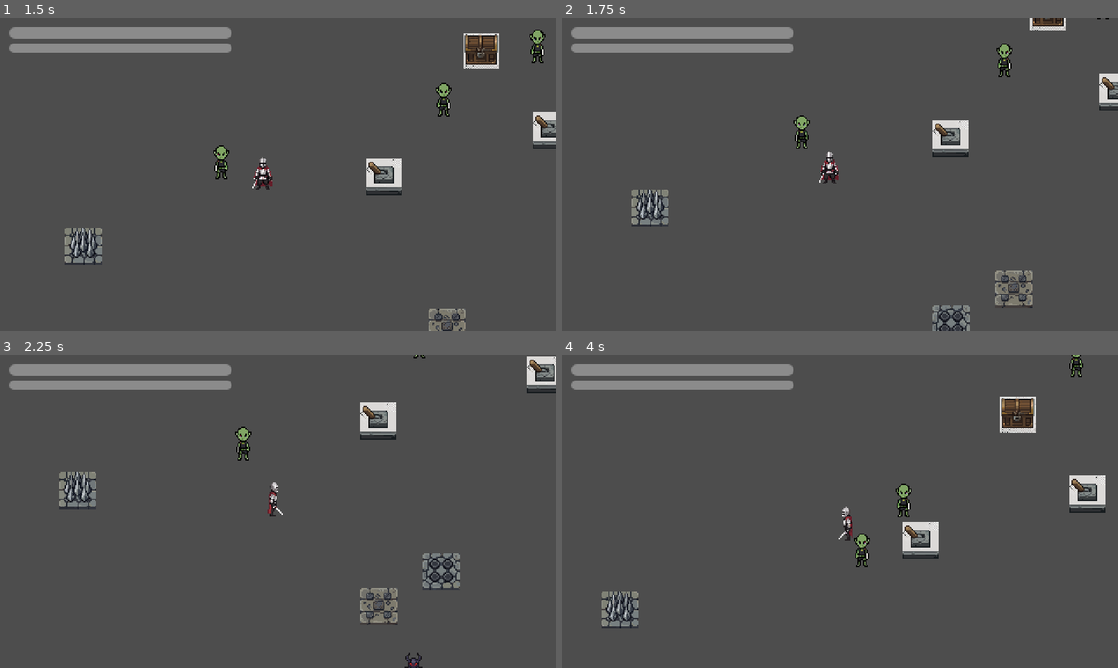
Above: before the commit, frames 1-4 (two rows, left to right).
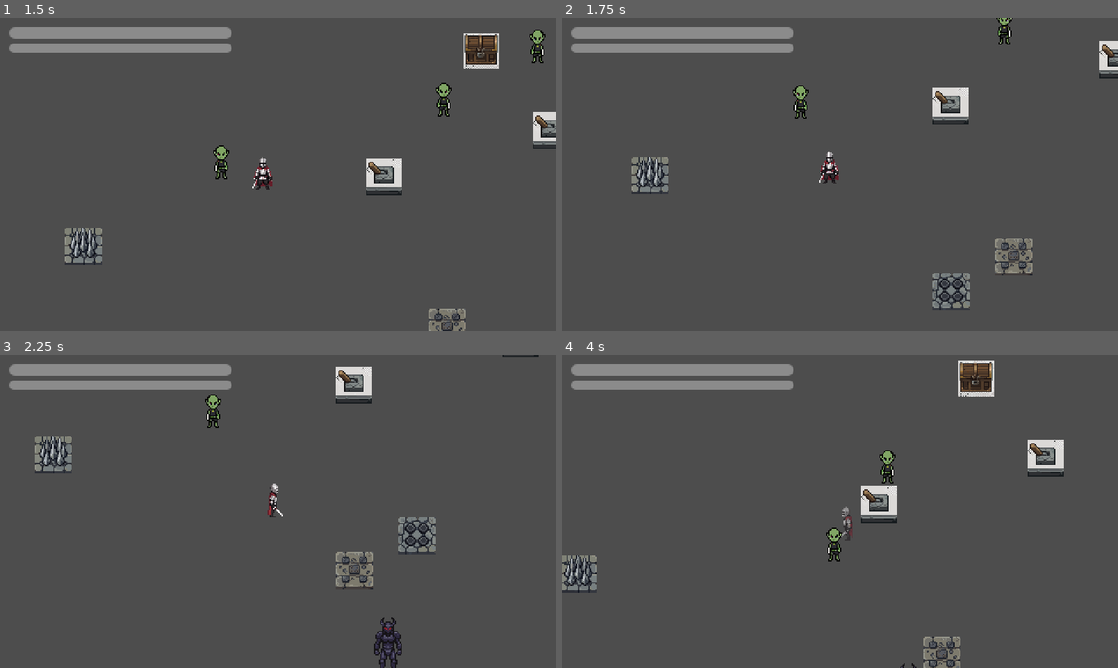
Above: after the commit, the same moments.

Repository: Rainer5259/holy-diver
Game: Godot game, scene res://scenes/levels/main_dungeon.tscn
Same seed, same stepped clock (60 frames per second), same inputs: the game is played once before the commit and once after it.
Inputs:
- Up to frame 1 (1.5 s): hold D (move_right) 0.53-1.28 s; tap E (interact) at 0.6 s; tap J (attack, bound only after the commit) at 0.8, 1.35 s; hold S (move_down) from 1.28 s (still down)
- Up to frame 2 (1.75 s): keep holding S (move_down); tap Space (dodge, bound only after the commit) at 1.55 s
- Up to frame 3 (2.25 s): release S (move_down) at 2.03 s; hold D (move_right) from 2.03 s (still down); tap Space (dodge, bound only after the commit) at 2.1 s
- Up to frame 4 (4 s): tap K (shoot, bound only after the commit) at 2.3, 2.85 s; release D (move_right) at 2.78 s; hold W (move_up) 2.78-3.53 s; tap E (interact) at 3.05, 3.6 s; hold A (move_left) from 3.53 s (still down); tap J (attack, bound only after the commit) at 3.8 s

Frame 1 is identical in both runs. In frame 2, 6.3% of the frame differs, in the area x 12-100%, y 0-100%; in frame 3, 6.9%; in frame 4, 6.9%, in the area x 0-98%, y 0-100%.

Commit message:
feat: implement P2 combat and dodge with stamina and i-frames

Diff:
--- a/project.godot
+++ b/project.godot
@@ -60,6 +60,23 @@
 , Object(InputEventKey,"resource_local_to_scene":false,"resource_name":"","device":-1,"window_id":0,"alt_pressed":false …(183 unchanged characters)…
 ]
 }
+attack={
+"deadzone": 0.2,
+"events": [Object(InputEventKey,"resource_local_to_scene":false,"resource_name":"","device":-1,"window_id":0,"alt_pressed":false,"shift_pressed":false,"ctrl_pressed":false,"meta_pressed":false,"pressed":false,"keycode":0,"physical_keycode":74,"key_label":0,"unicode":106,"location":0,"echo":false,"script":null)
+, Object(InputEventMouseButton,"resource_local_to_scene":false,"resource_name":"","device":-1,"window_id":0,"alt_pressed":false,"shift_pressed":false,"ctrl_pressed":false,"meta_pressed":false,"button_index":1,"double_click":false,"pressed":false,"pressure":0.0,"script":null)
+]
+}
+shoot={
+"deadzone": 0.2,
+"events": [Object(InputEventKey,"resource_local_to_scene":false,"resource_name":"","device":-1,"window_id":0,"alt_pressed":false,"shift_pressed":false,"ctrl_pressed":false,"meta_pressed":false,"pressed":false,"keycode":0,"physical_keycode":75,"key_label":0,"unicode":107,"location":0,"echo":false,"script":null)
+, Object(InputEventMouseButton,"resource_local_to_scene":false,"resource_name":"","device":-1,"window_id":0,"alt_pressed":false,"shift_pressed":false,"ctrl_pressed":false,"meta_pressed":false,"button_index":2,"double_click":false,"pressed":false,"pressure":0.0,"script":null)
+]
+}
+dodge={
+"deadzone": 0.2,
+"events": [Object(InputEventKey,"resource_local_to_scene":false,"resource_name":"","device":-1,"window_id":0,"alt_pressed":false,"shift_pressed":false,"ctrl_pressed":false,"meta_pressed":false,"pressed":false,"keycode":0,"physical_keycode":32,"key_label":0,"unicode":32,"location":0,"echo":false,"script":null)
+]
+}
 
 [layer_names]
 
--- /dev/null
+++ b/scripts/player/arrow.gd
@@ -0,0 +1,33 @@
+## Simple projectile for the bow.
+class_name Arrow
+extends Area2D
+
+@export var speed: float = 250.0
+@export var damage: int = 15
+@export var lifetime: float = 2.0
+
+var direction: Vector2 = Vector2.ZERO
+
+
+func _ready() -> void:
+	# Rotate the arrow towards the direction
+	rotation = direction.angle()
+
+	# Auto-destroy after lifetime
+	var timer = get_tree().create_timer(lifetime)
+	timer.timeout.connect(queue_free)
+
+	# Connect collision signal
+	body_entered.connect(_on_body_entered)
+
+
+func _physics_process(delta: float) -> void:
+	position += direction * speed * delta
+
+
+func _on_body_entered(body: Node2D) -> void:
+	if body.has_method("take_damage") and not body.is_in_group(&"player"):
+		body.take_damage(damage)
+		queue_free()
+	elif body.is_in_group(&"environment"):
+		queue_free()
--- a/scripts/player/player.gd
+++ b/scripts/player/player.gd
@@ -12,6 +12,16 @@
 # ── Attributes ───────────────────────────────────────────────────────────────
 @export_group("Attributes")
 @export var stamina_regen_rate: float = 20.0
+@export var sword_damage: int = 15
+@export var dodge_stamina_cost: float = 30.0
+@export var attack_stamina_cost: float = 15.0
+@export var shoot_stamina_cost: float = 20.0
+
+# ── Combat ───────────────────────────────────────────────────────────────────
+@export_group("Combat")
+@export var arrow_scene: PackedScene
+@export var dodge_speed_mult: float = 2.5
+@export var dodge_duration: float = 0.25
 
 var current_health: int:
 	set(value):
@@ -43,6 +53,10 @@
 @onready var sprite: Sprite2D = $Sprite2D
 @onready var interaction_area: Area2D = $InteractionArea
 
+var _is_dodging: bool = false
+var _is_attacking: bool = false
+var _dodge_timer: float = 0.0
+
 ## Loaded once and cached for direction swaps without redundant disk access.
 var _dir_textures: Dictionary = {}
 var _last_direction := Vector2.DOWN
@@ -55,6 +69,9 @@
 	# Initialize from GameManager
 	current_health = GameManager.current_health
 	current_stamina = GameManager.current_stamina
+
+	# Ensure interaction area detects enemies (Layer 4)
+	interaction_area.collision_mask |= (1 << 3) # Layer 4 is 2^3
 
 	add_to_group(&"player")
 	_load_direction_textures()
@@ -78,9 +95,87 @@
 
 	_invincible_timer = maxf(_invincible_timer - delta, 0.0)
 	_handle_stamina_regen(delta)
-	_handle_movement(delta)
-	_handle_interaction_input()
+
+	if not _is_dodging:
+		_handle_combat_input()
+		_handle_movement(delta)
+		_handle_interaction_input()
+	else:
+		_process_dodge(delta)
+
 	move_and_slide()
+
+
+func _handle_combat_input() -> void:
+	if _is_attacking:
+		return
+
+	if Input.is_action_just_pressed("dodge") and current_stamina >= dodge_stamina_cost:
+		_start_dodge()
+	elif Input.is_action_just_pressed("attack") and current_stamina >= attack_stamina_cost:
+		_perform_sword_attack()
+	elif Input.is_action_just_pressed("shoot") and current_stamina >= shoot_stamina_cost:
+		_perform_bow_attack()
+
+
+func _start_dodge() -> void:
+	current_stamina -= dodge_stamina_cost
+	_is_dodging = true
+	_dodge_timer = dodge_duration
+	_invincible_timer = dodge_duration # I-frames during dodge
+
+	# Visual feedback for dodge
+	var tween := create_tween()
+	tween.tween_property(sprite, "modulate:a", 0.5, 0.1)
+	tween.finished.connect(func(): sprite.modulate.a = 1.0)
+
+
+func _process_dodge(delta: float) -> void:
+	_dodge_timer -= delta
+	velocity = _last_direction * (max_speed * dodge_speed_mult)
+	if _dodge_timer <= 0.0:
+		_is_dodging = false
+		velocity = Vector2.ZERO
+
+
+func _perform_sword_attack() -> void:
+	current_stamina -= attack_stamina_cost
+	_is_attacking = true
+
+	# Sword attack logic: check for enemies in front
+	var overlap_bodies = interaction_area.get_overlapping_bodies()
+
+	for body in overlap_bodies:
+		if body.is_in_group(&"enemies") and body.has_method("take_damage"):
+			# Simple check if enemy is in front (based on _last_direction)
+			var to_enemy = (body.global_position - global_position).normalized()
+			if to_enemy.dot(_last_direction) > 0.3: # ~70 degrees cone
+				body.take_damage(sword_damage)
+
+	# Visual feedback
+	var tween := create_tween()
+	tween.tween_property(sprite, "scale", Vector2(1.2, 0.8), 0.05)
+	tween.tween_property(sprite, "scale", Vector2(1.0, 1.0), 0.1)
+	tween.finished.connect(func(): _is_attacking = false)
+
+
+func _perform_bow_attack() -> void:
+	if not arrow_scene:
+		return
+
+	current_stamina -= shoot_stamina_cost
+	_is_attacking = true
+
+	var arrow = arrow_scene.instantiate() as Arrow
+	arrow.global_position = global_position
+	arrow.direction = _last_direction
+	get_parent().add_child(arrow)
+
+	# Visual feedback
+	var tween := create_tween()
+	tween.tween_property(sprite, "scale", Vector2(0.8, 1.2), 0.05)
+	tween.tween_property(sprite, "scale", Vector2(1.0, 1.0), 0.1)
+	tween.finished.connect(func(): _is_attacking = false)
 
 
 func _handle_stamina_regen(delta: float) -> void:
